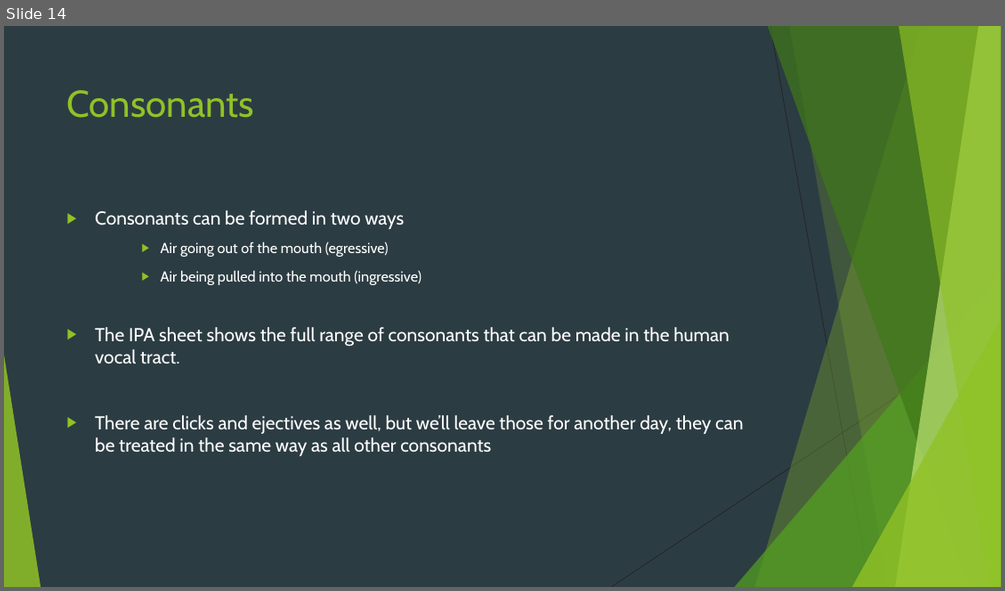
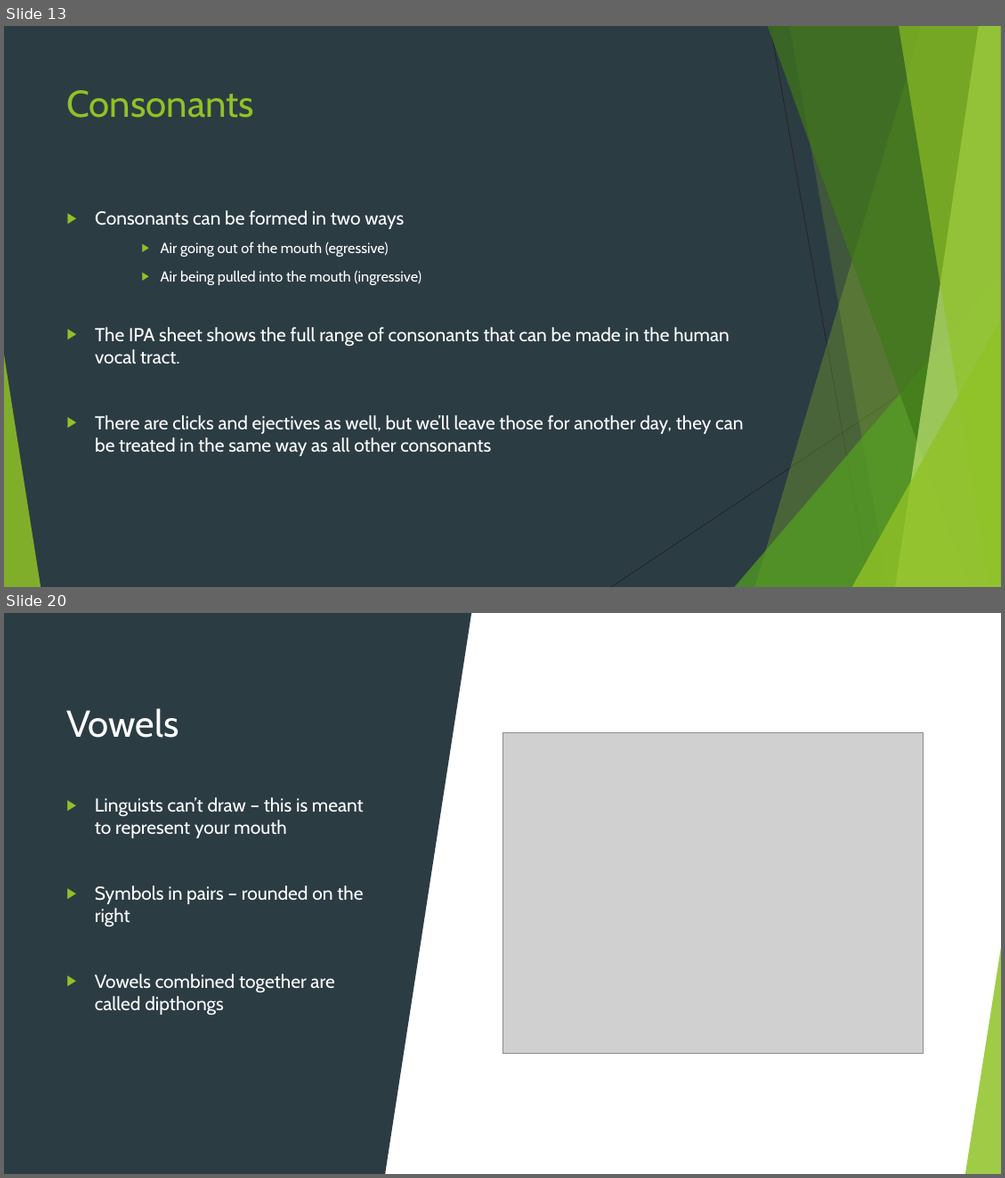
Before and after one commit to krownniuqjk/Lectures, a slide deck: Short Course in Linguistics Wk 1.pptx. Shown one above the other, each under a label of ours: slide 14 before the commit, slides 13 and 20 after it; the slides between them are not shown. The pictures are 1005x591 and 1005x1178 pixels, drawn with LibreOffice and Linux fonts; fonts in the diff are those of the drawing; grey boxes stand for pictures. Boxes give left, top, right and bottom in pixels: in the first picture for what was removed or moved away, otherwise in the second. Text is boxed around its words. In the diff, an @@ line names an element or a change of style, - is before the commit and + after.

```diff
--- a/Short Course in Linguistics Wk 1.pptx
+++ b/Short Course in Linguistics Wk 1.pptx
@@ slide 20 added at bbox=[4, 613, 1001, 1174], background #FFFFFF; not listed: 8 template elements that a slide beside it also shows @@
@@ rectangle added at bbox=[4, 613, 1001, 1174], fill #FFFFFF @@
@@ rectangle added at bbox=[4, 613, 386, 1174], fill #2C3C43 @@
@@ triangle added at bbox=[386, 613, 472, 1174], fill #2C3C43 @@
@@ line added from (770, 613) to (870, 1174), #FFFFFF 0.75 pt @@
@@ title added at bbox=[66, 708, 178, 738], 36 pt, text #FFFFFF @@
+Vowels
@@ picture added at bbox=[502, 732, 923, 1053] @@
@@ text added at bbox=[95, 797, 364, 1015], 18 pt, text #FFFFFF @@
+▶ Linguists can’t draw – this is meant to represent your mouth
+▶ Symbols in pairs – rounded on the right
+▶ Vowels combined together are called dipthongs
@@ line added from (1001, 915) to (611, 1174), #FFFFFF 0.75 pt @@
@@ triangle added at bbox=[966, 941, 1001, 1174], fill #90C226 at 85% opacity @@
@@ what was slide 14 is now slide 13 @@
```
Also in this commit, not shown: 1 slide changed, 41 other slides added, 2 slides removed, 1 other file.
